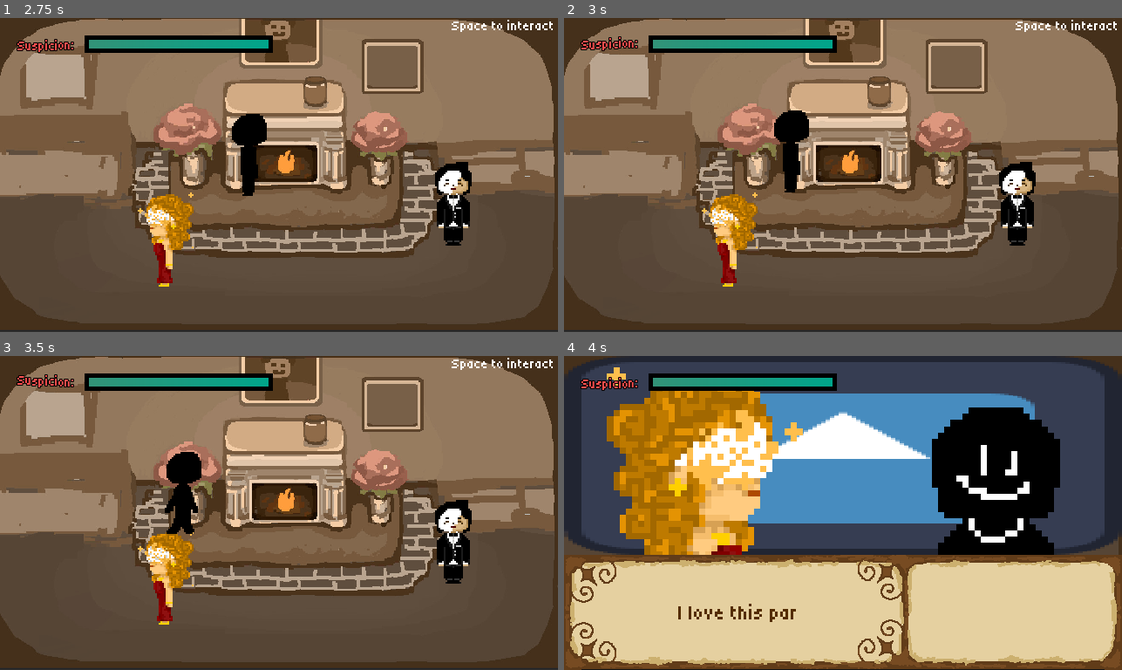
Above: before the commit, frames 1-4 (two rows, left to right).
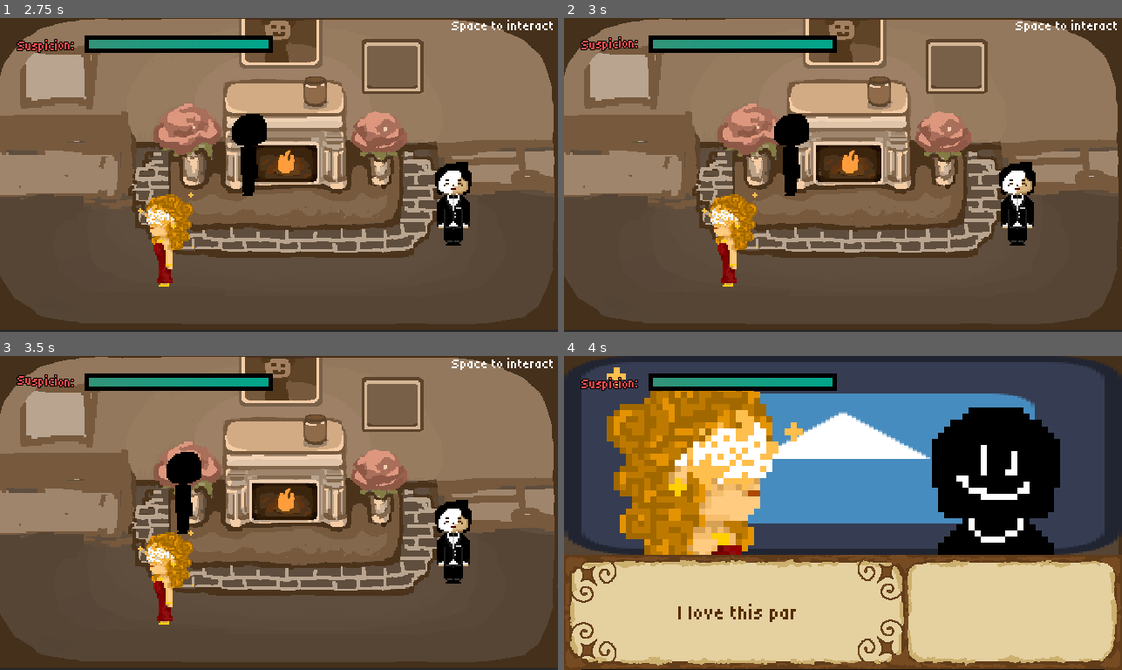
Above: after the commit, the same moments.

Repository: Tanner202/masquerade_game
Game: Godot game, scene res://Scenes/level.tscn
The game is run twice, just before and just after one commit, with the same random seed, the same clock (stepped at 60 frames per second) and the same inputs. The engine's default icon, where the game draws it, is replaced by a stand-in: a white triangle on a blue panel in a dark square. Sound files missing from this copy of the repository are replaced by a short silence.
Inputs (mouse positions are in pixels of both pictures, inside the frame that each line leads up to):
- Up to frame 1 (2.75 s): move the mouse to (251, 237) at 0.52 s; hold Space (interact) 0.53-1.28 s; hold W (up) 0.53-2.03 s; move the mouse to (446, 222) at 1.27 s; click (446, 222) at 1.35 s; move the mouse to (111, 127) at 2.02 s; hold A (left) from 2.03 s (still down); hold Space (interact) from 2.03 s (still down)
- Up to frame 2 (3 s): keep holding A (left); move the mouse to (870, 175) at 2.77 s; release Space (interact) at 2.78 s; click (870, 175) at 2.85 s
- Up to frame 3 (3.5 s): keep holding A (left)
- Up to frame 4 (4 s): move the mouse to (759, 434) at 3.52 s; release A (left) at 3.53 s; hold S (down) from 3.53 s (still down); hold Space (interact) from 3.53 s (still down)

Frame 1 is identical in both runs. In frame 2, 0.2% of the frame differs, in the area x 37-44%, y 29-57%; in frame 3, 0.2%, in the area x 29-36%, y 41-57%; in frame 4, nothing differs.

Commit message:
fix player animation movement

Diff:
--- a/character_body_2d.gd
+++ b/character_body_2d.gd
@@ -35,6 +35,8 @@
 
 	if velocity.y != 0 and velocity.x == 0:
 		animated_sprite_2d.play("walk_vertical")
+	elif velocity.x != 0:
+		animated_sprite_2d.play("walk")
 
 	get_input()
 	move_and_slide()
